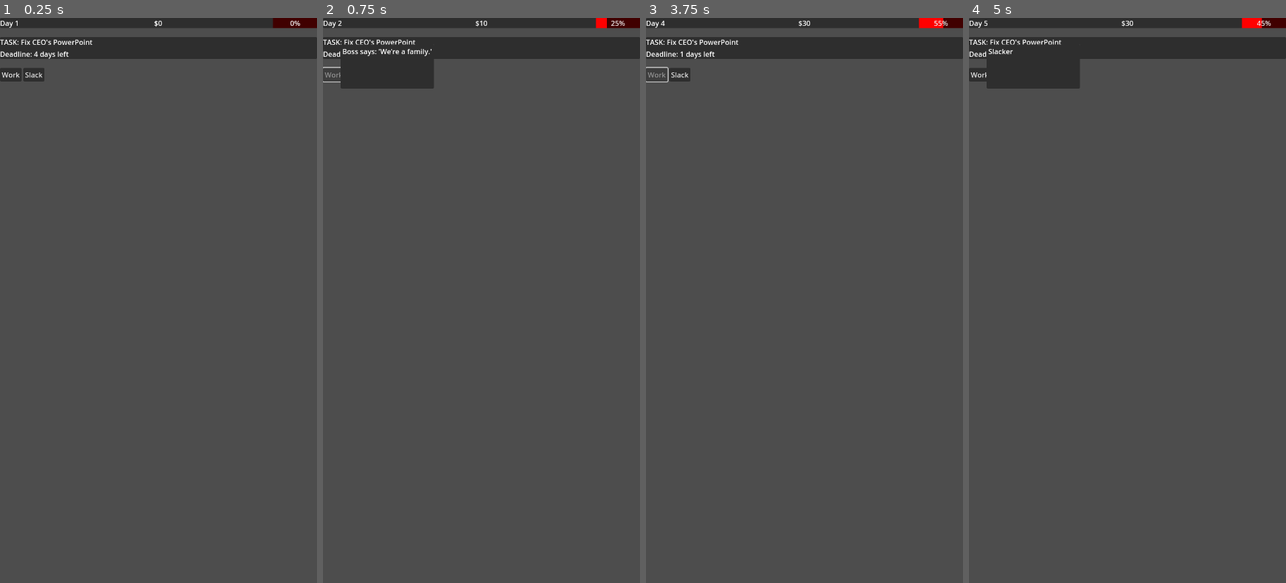
Above: before the commit, frames 1-4 (left to right).
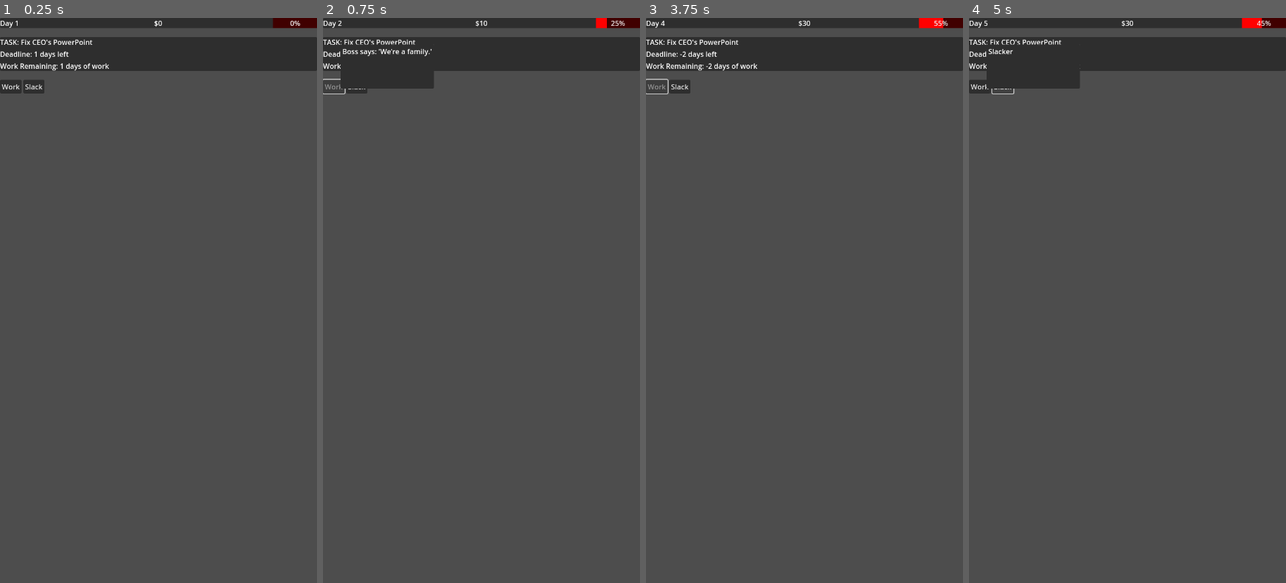
Above: after the commit, the same moments.

Repository: lmchoi/alt-f-this
Game: Godot game, scene res://scenes/game_ui.tscn
Same seed, same stepped clock (60 frames per second), same inputs: the game is played once before the commit and once after it.
Inputs:
- Up to frame 1 (0.25 s): no input
- Up to frame 2 (0.75 s): click "Work" at 0.5 s
- Up to frame 3 (3.75 s): click "Slack" at 1.25 s; click "Work" at 2 s; click "Slack" at 2.75 s; click "Work" at 3.5 s
- Up to frame 4 (5 s): click "Slack" at 4.25 s

The runs differ from the first frame. In frame 1, 2.4% of the frame differs, in the area x 0-100%, y 5-14%; in frame 2, 1.6%; in frame 3, 2.4%; in frame 4, 1.7%.

Commit message:
Extract task object to task resource

Diff:
--- a/autoloads/game_manager.gd
+++ b/autoloads/game_manager.gd
@@ -25,12 +25,12 @@
 	{"text": "Legacy code explodes. Debug for 3 hours.", "chaos": +25, "money": -50}
 ]
 
-var current_task = {"title": "Fix CEO's PowerPoint", "due_day": 5}
+var current_task = Task.new()
 
 func do_work():
 	money += 10
 	chaos += 5
-	day += 1
+	current_task.do_work(1)
 
 	var event_result := {"text": "", "money": 0, "chaos": 0}
 
@@ -40,6 +40,8 @@
 		chaos += event_result.chaos
 
 	event_occurred.emit(event_result)
+#	// do this at the end
+	day += 1
 
 func slack_off():
 	chaos -= 10
--- a/scenes/game_ui.gd
+++ b/scenes/game_ui.gd
@@ -7,6 +7,7 @@
 @onready var chaos_bar := $"%ChaosBar"
 
 @onready var deadline_label := $"%DeadlineLabel"
+@onready var work_remaining_label := $"%WorkRemainingLabel"
 
 func _ready():
 	work_button.pressed.connect(_on_work_button_pressed)
@@ -32,5 +33,6 @@
 
 func _on_next_day(nth_day: int):
 	day_label.text = "Day " + str(nth_day)
-	var days_left = GameManager.current_task.get("due_day") - nth_day
+	var days_left = GameManager.current_task.due_day - nth_day
 	deadline_label.text = "Deadline: " + str(days_left) + " days left"
+	work_remaining_label.text = "Work Remaining: " + str(GameManager.current_task.work_remaining) + " days of work"
--- a/scenes/game_ui.tscn
+++ b/scenes/game_ui.tscn
@@ -62,6 +62,10 @@
 layout_mode = 2
 text = "Deadline: 5 days left"
 
+[node name="WorkRemainingLabel" type="Label" parent="VBoxContainer/TaskPanel/VBoxContainer"]
+unique_name_in_owner = true
+layout_mode = 2
+
 [node name="ActionButtons" type="HBoxContainer" parent="VBoxContainer"]
 layout_mode = 2
 
--- /dev/null
+++ b/scripts/resources/task.gd
@@ -0,0 +1,13 @@
+class_name Task
+extends Resource
+
+signal work_completed()
+
+@export var title := "Fix CEO's PowerPoint"
+@export var due_day := 2 # Day number (e.g., Day 3)
+@export var work_remaining := 1
+
+func do_work(unit_of_work):
+	work_remaining -= unit_of_work
+	if work_remaining == 0:
+		work_completed.emit()
Not shown, added: scripts/resources/task.gd.uid
